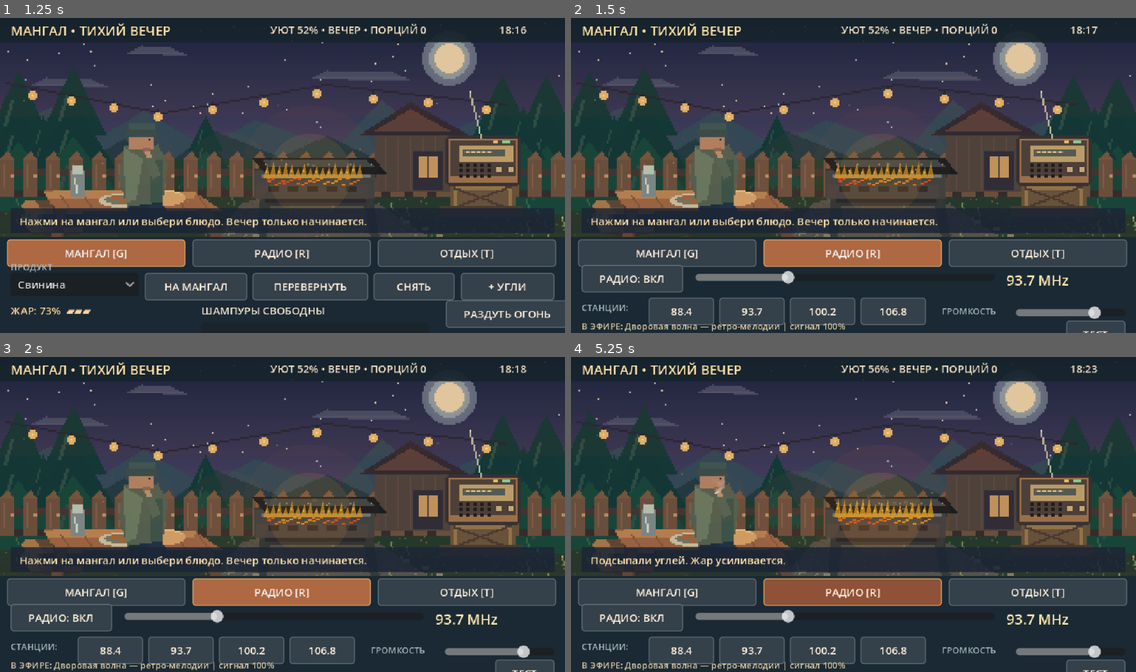
Above: before the commit, frames 1-4 (two rows, left to right).
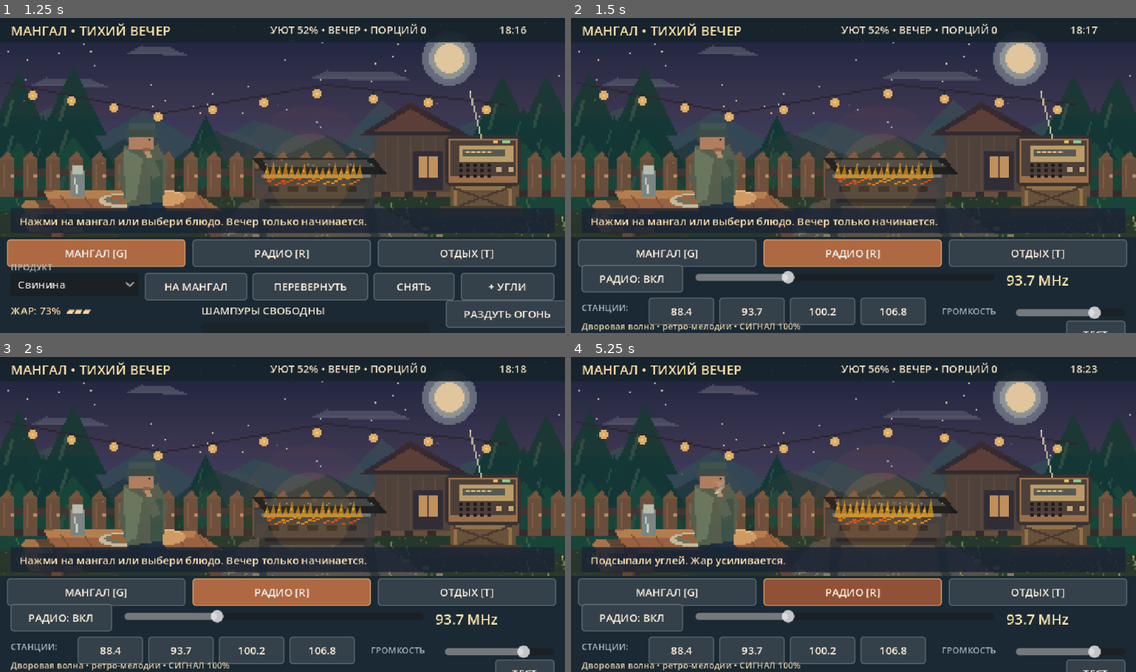
Above: after the commit, the same moments.

Repository: VovaShkrobtak/mangal-tihiy-vecher
Game: Godot game, scene res://scenes/main.tscn
The game is run twice, just before and just after one commit, with the same random seed, the same clock (stepped at 60 frames per second) and the same inputs.
Inputs (mouse positions are in pixels of both pictures, inside the frame that each line leads up to):
- Up to frame 1 (1.25 s): click "МАНГАЛ [G]" at 0.5 s
- Up to frame 2 (1.5 s): click "РАДИО [R]" at 1.25 s
- Up to frame 3 (2 s): no input
- Up to frame 4 (5.25 s): click "ОТДЫХ [T]" at 2 s; click "ЗАКУРИТЬ" at 2.75 s; click "ЧАЙ ИЗ ТЕРМОСА" at 3.5 s; click "ПОДКИНУТЬ ДРОВ" at 4.25 s; tap Enter at 5 s; move the mouse to (977, 498) at 5.02 s; hold Right from 5.03 s (still down); tap R at 5.1 s; click (977, 498) at 5.17 s

Frame 1 is identical in both runs. In frame 2, 0.6% of the frame differs, in the area x 1-49%, y 96-100%; in frame 3, 0.6%; in frame 4, 0.6%.

Commit message:
Radio core: filtered receiver, tuned static, jingles and spoken broadcasts

Diff:
--- a/mangal_evening/project.godot
+++ b/mangal_evening/project.godot
@@ -17,6 +17,8 @@
 
 [audio]
 
+general/text_to_speech=true
+
 buses/default_bus_layout="res://audio/default_bus_layout.tres"
 
 [display]
--- a/mangal_evening/scripts/game.gd
+++ b/mangal_evening/scripts/game.gd
@@ -12,6 +12,7 @@
 func _ready() -> void:
 	RenderingServer.set_default_clear_color(Color("#162031"))
 	state.load_save()
+	radio.state = state
 	radio.configure(state.radio_on, state.frequency, state.volume)
 	soundscape.state = state
 	soundscape.configure(state.ambience_volume)
@@ -61,6 +62,8 @@
 			radio.tune_preset(int(payload))
 			state.frequency = radio.frequency
 			state.schedule_save()
+		"radio_broadcast":
+			radio.request_broadcast()
 		"radio_test":
 			radio.test_station()
 			state.radio_on = radio.is_on
--- a/mangal_evening/scripts/radio.gd
+++ b/mangal_evening/scripts/radio.gd
@@ -1,45 +1,98 @@
 extends Node
-## Radio tuner: continuous WAV playback, station search, static and automatic recovery.
-## Deliberately independent of the HUD, save file and soundscape.
+## Tuning, radio audio, analogue static, synthesized idents and fictional broadcast speech.
+## Music and effects are offline. Speech uses the system Russian TTS voice when installed.
 
 const Data = preload("res://scripts/data.gd")
+const Programs = preload("res://scripts/radio_programs.gd")
 const STATIONS = Data.STATIONS
-const MAX_DETUNE := 0.34
-
+const MIN_FREQ := 87.5
+const MAX_FREQ := 108.0
+const MAX_DETUNE := 0.42
+const BUS_NAME := "VintageRadio"
+
+var state = null
 var is_on := true
 var frequency := 93.7
 var volume := 0.75
 var active_station := -1
 var reception := 0.0
+var target_reception := 0.0
 var error_text := ""
 var music_player: AudioStreamPlayer
 var static_player: AudioStreamPlayer
+var jingle_player: AudioStreamPlayer
+var music_streams: Array[AudioStream] = []
+var jingles: Array[AudioStream] = []
+var broadcast_text := ""
+var broadcast_kind := ""
+var broadcast_remaining := 0.0
+var broadcast_count := 0
+var break_timer := 5.0
+var pending_speech := -1.0
+var voice_active := false
+var voice_elapsed := 0.0
+var voice_timeout := 0.0
+var voice_id := ""
+var _rng := RandomNumberGenerator.new()
 var _health_check := 0.0
 
 func _ready() -> void:
+	_rng.randomize()
+	_install_speaker_filter()
+	for station in STATIONS:
+		music_streams.append(_load_loop(String(station["file"])))
+	for i in range(STATIONS.size()):
+		jingles.append(_build_jingle(i))
 	music_player = AudioStreamPlayer.new()
 	music_player.name = "Music"
-	music_player.bus = "Master"
+	music_player.bus = BUS_NAME
 	add_child(music_player)
 	static_player = AudioStreamPlayer.new()
 	static_player.name = "Static"
-	static_player.bus = "Master"
+	static_player.bus = BUS_NAME
 	add_child(static_player)
 	static_player.stream = _load_loop("radio_static.wav")
+	jingle_player = AudioStreamPlayer.new()
+	jingle_player.name = "StationIdent"
+	jingle_player.bus = BUS_NAME
+	add_child(jingle_player)
+	if DisplayServer.has_feature(DisplayServer.FEATURE_TEXT_TO_SPEECH):
+		var voices: PackedStringArray = DisplayServer.tts_get_voices_for_language("ru")
+		if not voices.is_empty():
+			voice_id = voices[0]
+
+func _install_speaker_filter() -> void:
+	if AudioServer.get_bus_index(BUS_NAME) >= 0:
+		return
+	AudioServer.add_bus()
+	var index: int = AudioServer.bus_count - 1
+	AudioServer.set_bus_name(index, BUS_NAME)
+	AudioServer.set_bus_send(index, "Master")
+	var high := AudioEffectHighPassFilter.new()
+	high.cutoff_hz = 170.0
+	var low := AudioEffectLowPassFilter.new()
+	low.cutoff_hz = 3200.0
+	AudioServer.add_bus_effect(index, high)
+	AudioServer.add_bus_effect(index, low)
 
 func configure(power: bool, mhz: float, loudness: float) -> void:
 	is_on = power
-	frequency = clampf(snappedf(mhz, 0.1), 87.5, 108.0)
+	frequency = clampf(snappedf(mhz, 0.1), MIN_FREQ, MAX_FREQ)
 	volume = clampf(loudness, 0.0, 1.0)
-	apply_tuning()
+	apply_tuning(true)
 
 func set_power(power: bool) -> void:
+	if is_on == power:
+		return
 	is_on = power
-	apply_tuning()
+	apply_tuning(true)
 
 func set_frequency(mhz: float) -> void:
-	frequency = clampf(snappedf(mhz, 0.1), 87.5, 108.0)
-	apply_tuning()
+	var freq: float = clampf(snappedf(mhz, 0.1), MIN_FREQ, MAX_FREQ)
+	if is_equal_approx(frequency, freq):
+		return
+	frequency = freq
+	apply_tuning(false)
 
 func set_volume(loudness: float) -> void:
 	volume = clampf(loudness, 0.0, 1.0)
@@ -50,13 +103,14 @@
 		set_frequency(float(STATIONS[index]["freq"]))
 
 func test_station() -> void:
-	# This intentionally overrides an old muted/off save so playback can be checked.
 	is_on = true
 	volume = maxf(volume, 0.75)
-	set_frequency(93.7)
+	frequency = 93.7
+	apply_tuning(true)
 	if music_player.stream != null:
 		music_player.stop()
 		music_player.play()
+	_update_mix()
 
 func _load_loop(file_name: String) -> AudioStream:
 	var path := "res://audio/" + file_name
@@ -69,31 +123,68 @@
 		var wav := stream as AudioStreamWAV
 		wav.loop_mode = AudioStreamWAV.LOOP_FORWARD
 		wav.loop_begin = 0
-		# Explicit sample-based loop end; do not depend on imported WAV metadata.
 		wav.loop_end = int(round(wav.get_length() * float(wav.mix_rate)))
 	return stream
 
-func apply_tuning() -> void:
+func _build_jingle(station: int) -> AudioStreamWAV:
+	# Tiny 3-note ident generated at runtime: no external music or Internet.
+	var rate := 22050
+	var length := 0.66
+	var count: int = int(rate * length)
+	var bytes := PackedByteArray()
+	bytes.resize(count * 2)
+	var roots := [392.0, 440.0, 330.0, 523.25]
+	var root: float = roots[station]
+	var intervals := [1.0, 1.25, 1.5]
+	for n in range(count):
+		var t := float(n) / float(rate)
+		var note: int = mini(int(t / 0.22), 2)
+		var within: float = fmod(t, 0.22)
+		var envelope: float = minf(1.0, within / 0.018) * minf(1.0, (0.22 - within) / 0.070)
+		var hz: float = root * float(intervals[note])
+		var sample: float = sin(TAU * hz * t) * 0.70 + sin(TAU * hz * 2.0 * t) * 0.12
+		bytes.encode_s16(n * 2, int(clampf(sample * envelope * 14500.0, -32000.0, 32000.0)))
+	var result := AudioStreamWAV.new()
+	result.format = AudioStreamWAV.FORMAT_16_BITS
+	result.mix_rate = rate
+	result.stereo = false
+	result.data = bytes
+	return result
+
+func apply_tuning(immediate: bool = false) -> void:
 	if not is_on:
+		_end_voice()
 		active_station = -1
+		target_reception = 0.0
 		reception = 0.0
 		music_player.stop()
 		static_player.stop()
+		jingle_player.stop()
+		broadcast_remaining = 0.0
+		broadcast_text = ""
 		return
 	var nearest := -1
-	var best := 100.0
+	var distance := 999.0
 	for i in range(STATIONS.size()):
 		var diff: float = absf(frequency - float(STATIONS[i]["freq"]))
-		if diff < best:
-			best = diff
+		if diff < distance:
+			distance = diff
 			nearest = i
-	var next_station := nearest if best <= MAX_DETUNE else -1
-	reception = clampf(1.0 - best / MAX_DETUNE, 0.0, 1.0)
+	var next_station: int = nearest if distance <= MAX_DETUNE else -1
+	target_reception = pow(clampf(1.0 - distance / MAX_DETUNE, 0.0, 1.0), 1.4)
+	if immediate:
+		reception = target_reception
 	if next_station != active_station or (next_station >= 0 and music_player.stream == null):
+		_end_voice()
 		active_station = next_station
 		music_player.stop()
-		if active_station >= 0:
-			music_player.stream = _load_loop(String(STATIONS[active_station]["file"]))
+		jingle_player.stop()
+		broadcast_text = ""
+		broadcast_remaining = 0.0
+		pending_speech = -1.0
+		break_timer = 2.2
+		if next_station >= 0:
+			music_player.stream = music_streams[next_station]
 			if music_player.stream != null:
 				music_player.play()
 		else:
@@ -102,32 +193,117 @@
 		static_player.play()
 	_update_mix()
 
+func _end_voice() -> void:
+	if voice_active and voice_id != "":
+		DisplayServer.tts_stop()
+	voice_active = false
+	voice_elapsed = 0.0
+	voice_timeout = 0.0
+	pending_speech = -1.0
+
 func _update_mix() -> void:
 	if not is_on:
 		return
-	# The old build attenuated the radio unnecessarily. Keep it louder than ambience.
-	music_player.volume_db = linear_to_db(maxf(0.0001, volume * reception * 0.95))
-	static_player.volume_db = linear_to_db(maxf(0.0001, volume * (0.012 + (1.0 - reception) * 0.16)))
+	var strength := pow(clampf(reception, 0.0, 1.0), 1.35)
+	var duck := 0.27 if voice_active else 0.94
+	music_player.volume_db = linear_to_db(maxf(0.0001, volume * strength * duck))
+	static_player.volume_db = linear_to_db(maxf(0.0001, volume * (0.012 + (1.0 - reception) * 0.27)))
+	jingle_player.volume_db = linear_to_db(maxf(0.0001, volume * 0.45 * strength))
 
 func _process(delta: float) -> void:
+	if not is_on:
+		return
+	var smoothing: float = 1.0 - exp(-delta * 7.0)
+	reception = lerpf(reception, target_reception, smoothing)
+	if absf(reception - target_reception) < 0.002:
+		reception = target_reception
+	if broadcast_remaining > 0.0:
+		broadcast_remaining = maxf(0.0, broadcast_remaining - delta)
+	if pending_speech >= 0.0:
+		pending_speech -= delta
+		if pending_speech < 0.0:
+			_start_speech()
+	if voice_active:
+		voice_elapsed += delta
+		if voice_elapsed > voice_timeout or (voice_elapsed > 1.0 and not DisplayServer.tts_is_speaking()):
+			voice_active = false
+	if active_station >= 0 and reception > 0.50:
+		break_timer -= delta
+		if break_timer <= 0.0:
+			_next_broadcast()
+	elif active_station < 0:
+		break_timer = maxf(break_timer, 2.0)
+	_update_mix()
 	_health_check += delta
-	if _health_check < 0.75:
-		return
-	_health_check = 0.0
-	if not is_on:
-		return
-	# Recover from drivers or imported streams that stopped after a loop/scene resume.
-	if active_station >= 0 and music_player.stream != null and not music_player.playing:
-		music_player.play()
-	if static_player.stream != null and not static_player.playing:
-		static_player.play()
+	if _health_check >= 0.75:
+		_health_check = 0.0
+		if active_station >= 0 and music_player.stream != null and not music_player.playing:
+			music_player.play()
+		if static_player.stream != null and not static_player.playing:
+			static_player.play()
+
+func _next_broadcast() -> void:
+	var category := "host"
+	if broadcast_count == 0:
+		category = "intro"
+	elif broadcast_count % 3 == 0:
+		category = "weather"
+	_queue_broadcast(category)
+
+func request_broadcast() -> void:
+	# Manual listener button so spoken radio can be tested without waiting.
+	if not is_on or active_station < 0:
+		return
+	_queue_broadcast("weather" if broadcast_count % 2 == 0 else "host")
+
+func _queue_broadcast(category: String) -> void:
+	if active_station < 0:
+		return
+	_end_voice()
+	var time_minutes := 1110.0
+	if state != null:
+		time_minutes = float(state.time_minutes)
+	var item: Dictionary = Programs.get_segment(active_station, category, broadcast_count, time_minutes)
+	broadcast_kind = String(item["kind"])
+	broadcast_text = String(item["text"])
+	broadcast_count += 1
+	broadcast_remaining = 14.0
+	break_timer = _rng.randf_range(42.0, 72.0)
+	jingle_player.stop()
+	jingle_player.stream = jingles[active_station]
+	if jingle_player.stream != null:
+		jingle_player.play()
+	pending_speech = 0.75
+
+func _start_speech() -> void:
+	if active_station < 0 or not is_on or voice_id == "":
+		return
+	var tts_volume: int = clampi(roundi(volume * 84.0), 0, 100)
+	if tts_volume < 1:
+		return
+	voice_active = true
+	voice_elapsed = 0.0
+	voice_timeout = clampf(float(broadcast_text.length()) * 0.085, 5.0, 17.0)
+	var pitch: float = [0.95, 0.90, 0.83, 1.08][active_station]
+	DisplayServer.tts_speak(broadcast_text, voice_id, tts_volume, pitch, 0.95, broadcast_count, true)
 
 func station_description() -> String:
 	if not is_on:
 		return "Приёмник выключен."
 	if active_station < 0:
-		return "Ш-ш-ш... Между станциями только помехи."
+		return "Ш-ш-ш... Между станциями. Крути ручку."
 	if music_player.stream == null:
-		return "Радио не загрузилось: проверь audio/*.wav"
+		return "Нет записи: проверь файлы audio/*.wav"
 	var station: Dictionary = STATIONS[active_station]
-	return "В ЭФИРЕ: %s — %s | сигнал %d%%" % [station["name"], station["genre"], int(reception * 100.0)]
+	return "%s • %s • СИГНАЛ %d%%" % [station["name"], station["genre"], int(reception * 100.0)]
+
+func broadcast_description() -> String:
+	if broadcast_remaining <= 0.0 or broadcast_text == "":
+		return ""
+	return "%s: %s" % [broadcast_kind, broadcast_text]
+
+func has_russian_voice() -> bool:
+	return voice_id != ""
+
+func _exit_tree() -> void:
+	_end_voice()
--- /dev/null
+++ b/mangal_evening/scripts/radio_dial.gd
@@ -0,0 +1,74 @@
+extends Control
+## A clickable/drag-able analogue tuning knob. Also supports mouse wheel and touch.
+signal turned(mhz: float)
+
+const START_ANGLE := 2.35619449
+const END_ANGLE := 7.06858347
+const MIN_MHZ := 87.5
+const MAX_MHZ := 108.0
+
+var frequency := 93.7
+var dragging := false
+
+func _ready() -> void:
+	mouse_filter = Control.MOUSE_FILTER_STOP
+	focus_mode = Control.FOCUS_ALL
+	tooltip_text = "Крути пальцем/мышью или колесом — настройка частоты"
+	queue_redraw()
+
+func set_frequency(mhz: float) -> void:
+	frequency = clampf(snappedf(mhz, 0.1), MIN_MHZ, MAX_MHZ)
+	queue_redraw()
+
+func _adjust(mhz_delta: float) -> void:
+	var updated: float = clampf(snappedf(frequency + mhz_delta, 0.1), MIN_MHZ, MAX_MHZ)
+	if not is_equal_approx(updated, frequency):
+		set_frequency(updated)
+		turned.emit(frequency)
+
+func _gui_input(event: InputEvent) -> void:
+	if event is InputEventMouseButton:
+		if event.button_index == MOUSE_BUTTON_WHEEL_UP and event.pressed:
+			_adjust(0.1)
+			accept_event()
+		elif event.button_index == MOUSE_BUTTON_WHEEL_DOWN and event.pressed:
+			_adjust(-0.1)
+			accept_event()
+		elif event.button_index == MOUSE_BUTTON_LEFT:
+			dragging = event.pressed
+			accept_event()
+	elif event is InputEventMouseMotion and dragging:
+		_adjust((event.relative.x - event.relative.y) * 0.08)
+		accept_event()
+	elif event is InputEventScreenTouch:
+		dragging = event.pressed
+		accept_event()
+	elif event is InputEventScreenDrag and dragging:
+		_adjust((event.relative.x - event.relative.y) * 0.08)
+		accept_event()
+	elif event is InputEventKey and event.pressed:
+		if event.keycode == KEY_LEFT or event.keycode == KEY_DOWN:
+			_adjust(-0.1)
+			accept_event()
+		elif event.keycode == KEY_RIGHT or event.keycode == KEY_UP:
+			_adjust(0.1)
+			accept_event()
+
+func _draw() -> void:
+	var c := size * 0.5
+	var radius := minf(size.x, size.y) * 0.39
+	draw_circle(c + Vector2(1.0, 2.0), radius + 3.0, Color("#142029"))
+	draw_circle(c, radius + 3.0, Color("#937c64"))
+	draw_circle(c, radius + 1.0, Color("#2b3a40"))
+	draw_circle(c, radius - 3.0, Color("#526067"))
+	draw_circle(c - Vector2(1, 2), radius * 0.57, Color("#68747a"))
+	draw_circle(c, radius * 0.50, Color("#27373b"))
+	for i in range(17):
+		var angle: float = START_ANGLE + (END_ANGLE - START_ANGLE) * float(i) / 16.0
+		var unit := Vector2(cos(angle), sin(angle))
+		draw_line(c + unit * (radius + 5), c + unit * (radius + (9 if i % 4 == 0 else 7)), Color("#e7c38a"), 1.0)
+	var fraction: float = (frequency - MIN_MHZ) / (MAX_MHZ - MIN_MHZ)
+	var pointer_angle := START_ANGLE + fraction * (END_ANGLE - START_ANGLE)
+	var pointer := Vector2(cos(pointer_angle), sin(pointer_angle))
+	draw_line(c + pointer * radius * 0.30, c + pointer * radius * 0.80, Color("#ffd080"), 3.0)
+	draw_circle(c, 3.0, Color("#d7b780"))
--- /dev/null
+++ b/mangal_evening/scripts/radio_programs.gd
@@ -0,0 +1,46 @@
+extends RefCounted
+## Fictional, offline radio program scripts. These are not real weather forecasts.
+const INTRO := [
+	"В эфире Лесное ФМ. Вечер добрый! Устраивайтесь поудобнее, природа сегодня на нашей стороне.",
+	"Дворовая волна, девяносто три и семь! Старые мелодии, хороший вечер и никаких срочных дел.",
+	"Вы на волне Полночь. Пусть вокруг станет тише. Это радио для тех, кто никуда не спешит.",
+	"Радио Искра, сто шесть и восемь! Добавим огонька в этот вечер!"
+]
+const HOST := [
+	[
+		"У микрофона Андрей. Слышите, как поют сверчки? Это лучший саундтрек после рабочего дня.",
+		"Сегодня у нас всё просто: свежий воздух, тёплый свет и музыка до самого утра.",
+		"Заваривайте чай. Письма слушателей прочитаем после следующей композиции."
+	],
+	[
+		"Это Дворовая волна! Если кто-то сейчас у мангала — передаём вам большой привет.",
+		"Из нашего почтового ящика: сосед просил поставить что-нибудь душевное. Ставим!",
+		"На часах вечер, на улице пахнет дымком, а у нас играет музыка из знакомых дворов."
+	],
+	[
+		"Пока город затихает, мы остаёмся рядом. Сделайте радио немного тише и прислушайтесь к ночи.",
+		"Если вы сегодня никуда не торопитесь, эта волна создана специально для вас.",
+		"Тишина тоже звучит. Главное — услышать её между мелодиями."
+	],
+	[
+		"Искра на частоте сто шесть и восемь! Пусть соседи знают: вечер только начинается!",
+		"Ловите бас, друзья! А после короткой паузы снова добавим громкости.",
+		"У микрофона Макс. Следующий трек для тех, кто любит ритм и живой огонь."
+	]
+]
+const WEATHER := [
+	"Дворовый прогноз: к ночи воздух станет прохладнее. Возьмите кофту и не оставляйте угли без присмотра.",
+	"Погода нашего вымышленного дворика: вечер обещает быть спокойным. Временами лёгкий ветер.",
+	"Ближе к рассвету станет свежее. Горячий чай и тёплая куртка сегодня не помешают.",
+	"На улице заметно темнеет. Самое время проверить угли и придвинуться к огню."
+]
+
+static func get_segment(station: int, category: String, sequence: int, time_minutes: float) -> Dictionary:
+	var i: int = clampi(station, 0, 3)
+	if category == "intro":
+		return {"kind": "ЗАСТАВКА", "text": INTRO[i]}
+	if category == "weather":
+		var pick: int = (sequence + int(time_minutes / 60.0)) % WEATHER.size()
+		return {"kind": "ПРОГНОЗ", "text": WEATHER[pick]}
+	var pool: Array = HOST[i]
+	return {"kind": "ВЕДУЩИЙ", "text": String(pool[sequence % pool.size()])}
